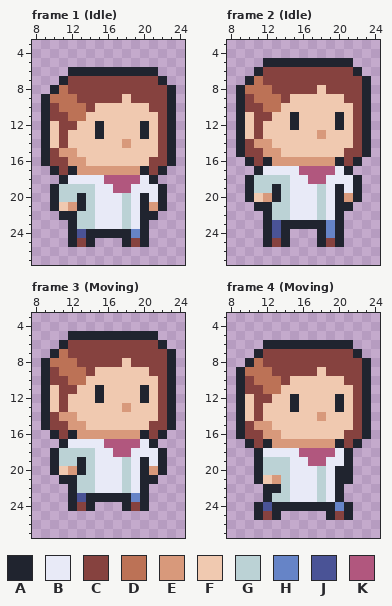
Pixel-art file: Assets/Actors/Sprites/Yejin.aseprite. This is how it looked before the edit.
32x32 pixels, 7 frames. Shown: frame 1 (Idle): x 8..24, y 3..27; frame 2 (Idle): x 8..24, y 3..27; frame 3 (Moving): x 8..24, y 3..27; frame 4 (Moving): x 8..24, y 3..27. The commit also changed other frames, which this record leaves out.
Palette (. is transparent): A #20242f  B #e8eaf7  C #86423f  D #bc7256  E #d8997b  F #f0c9b0  G #bbd2d5  H #6684c7  J #4a5396  K #b1577e
Pixels before, frame 1 (Idle), first column x 9:
 6 ...AAAAAAAAAA..
 7 ..ACCCCCCCCCCA.
 8 .ADCCCCCCCCCCCA
 9 ADDDCCCCCFCCCCA
10 ACDDDCFFFFFFCCA
11 ACCDDFFFFFFFFCA
12 AFCCFFAFFFFAFCA
13 AFCFFFAFFFFAFCA
14 AFCFFFFFFEFFFCA
15 ACEEFFFFFFFFFCA
16 ACCEEFFFFFFFCCA
17 .ACAEEEEEEEACA.
18 ..ABBBBKKKKBA..
19 .AGGGGBBKKBBBA.
20 .AGGAGBBBGBABA.
21 .AFEAGBBBGBAEA.
22 ..AAGGBBBGBAA..
23 ...AGGBBBGBA...
24 ...AJAAAAAHA...
25 ...ACA...ACA...
Pixels before, frame 2 (Idle), first column x 9:
 5 ...AAAAAAAAAA..
 6 ..ACCCCCCCCCCA.
 7 .ADCCCCCCCCCCCA
 8 ADDDCCCCCFCCCCA
 9 ACDDDCFFFFFFCCA
10 ACCDDFFFFFFFFCA
11 AFCCFFAFFFFAFCA
12 AFCFFFAFFFFAFCA
13 AFCFFFFFFEFFFCA
14 ACEEFFFFFFFFFCA
15 ACCEEFFFFFFFCCA
16 .ACAEEEEEEEACA.
17 ..ABBBBKKKKBA..
18 .AGGGGBBKKBBBA.
19 .AGGAGBBBGBABA.
20 .AFEAGBBBGBAEA.
21 ..AAGGBBBGBAA..
22 ...AGGBBBGBA...
23 ...AJAAAAAHA...
24 ...AJA...AHA...
25 ...ACA...ACA...
Pixels before, frame 3 (Moving), first column x 9:
 5 ...AAAAAAAAAA..
 6 ..ACCCCCCCCCCA.
 7 .ADCCCCCCCCCCCA
 8 ADDDCCCCCFCCCCA
 9 ACDDDCFFFFFFCCA
10 ACCDDFFFFFFFFCA
11 AFCCFFAFFFFAFCA
12 AFCFFFAFFFFAFCA
13 AFCFFFFFFEFFFCA
14 ACEEFFFFFFFFFCA
15 ACCEEFFFFFFFCCA
16 .ACAEEEEEEEACA.
17 ..ABBBBKKKKBA..
18 .AGGGGBBKKBBBA.
19 .AGGAGBBBGBABA.
20 .AFEAGBBBGBAEA.
21 ..AAGGBBBGBAA..
22 ...AGGBBBGBA...
23 ...AJAAAAAHA...
24 ...ACA...ACA...
Pixels before, frame 4 (Moving), first column x 9:
 6 ...AAAAAAAAAA..
 7 ..ACCCCCCCCCCA.
 8 .ADCCCCCCCCCCCA
 9 ADDDCCCCCFCCCCA
10 ACDDDCFFFFFFCCA
11 ACCDDFFFFFFFFCA
12 AFCCFFAFFFFAFCA
13 AFCFFFAFFFFAFCA
14 AFCFFFFFFEFFFCA
15 ACEEFFFFFFFFFCA
16 ACCEEFFFFFFFCCA
17 .ACAEEEEEEEACA.
18 ..ABBBBKKKKBA..
19 ..AGGGBBKKBBA..
20 ..AGGGBBBGBAA..
21 ..AFEGBBBGBAA..
22 ...AAGBBBGBA...
23 ...AGGBBBGBA...
24 ..AJAAAAAAAHA..
25 ..ACA.....ACA..
Now the later version:
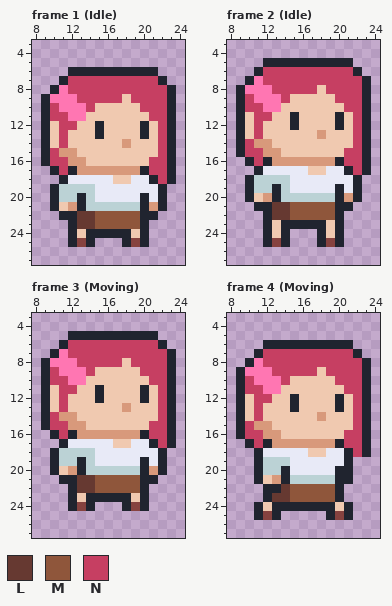
Colours new in this view: L #663931  M #8f563b  N #c63f62
From old to new:
colour D: #bc7256 -> #ff76b2
Changed rows in their new state; - is a pixel that keeps its letter.
Frame 1 (Idle):
first column x 10:
 7 --NNNNNNNNNN--
 8 --NNNNNNNNNNN-
 9 ---NNNNN-NNNN-
10 N---N-----NNN-
11 NN---------NN-
12 -NN---------N-
13 -N----------N-
14 -N----------N-
15 N-----------N-
16 NN---------NN-
17 -N---------NNA
18 ------BFFB--NA
19 -------BB-----
20 --------B-----
21 -----GGG-G----
22 ---LLMMMMM----
23 ---LLMMMMM----
24 ---F-----F----
Frame 2 (Idle):
first column x 10:
 6 --NNNNNNNNNN--
 7 --NNNNNNNNNNN-
 8 ---NNNNN-NNNN-
 9 N---N-----NNN-
10 NN---------NN-
11 -NN---------N-
12 -N----------N-
13 -N----------N-
14 N-----------N-
15 NN---------NN-
16 -N---------NNA
17 ------BFFB--NA
18 -------BB-----
19 --------B-----
20 -----GGG-G----
21 ---LLMMMMM----
22 ---LLMMMMM----
23 ---F-----F----
24 ---F-----F----
Frame 3 (Moving):
first column x 10:
 6 --NNNNNNNNNN--
 7 --NNNNNNNNNNN-
 8 ---NNNNN-NNNN-
 9 N---N-----NNN-
10 NN---------NN-
11 -NN---------N-
12 -N----------N-
13 -N----------N-
14 N-----------N-
15 NN---------NN-
16 -N---------NNA
17 ------BFFB--NA
18 -------BB-----
19 --------B-----
20 -----GGG-G----
21 ---LLMMMMM----
22 ---LLMMMMM----
23 ---F-----F----
Frame 4 (Moving):
first column x 10:
 7 --NNNNNNNNNN--
 8 --NNNNNNNNNNN-
 9 ---NNNNN-NNNN-
10 N---N-----NNN-
11 NN---------NN-
12 -NN---------N-
13 -N----------N-
14 -N----------N-
15 N-----------N-
16 NN---------NN-
17 -N---------NNA
18 ------BFFB--NA
19 -------BB-----
20 ----A---B-----
21 ----AGGG-G----
22 ----LMMMMM----
23 ---LLMMMMM----
24 --F-------F---
Where, in picture pixels (left, top, right, bottom), the same in both pictures:
changed: (50, 76, 176, 238)
changed: (245, 67, 371, 238)
changed: (50, 340, 176, 502)
changed: (245, 349, 371, 511)
